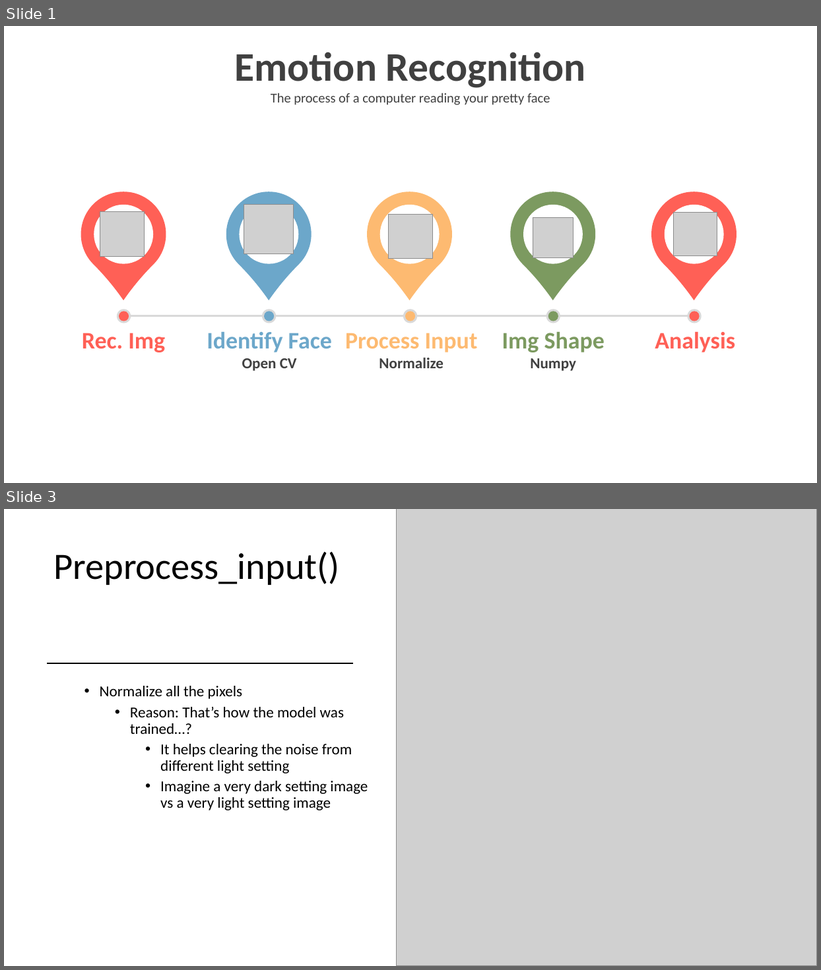
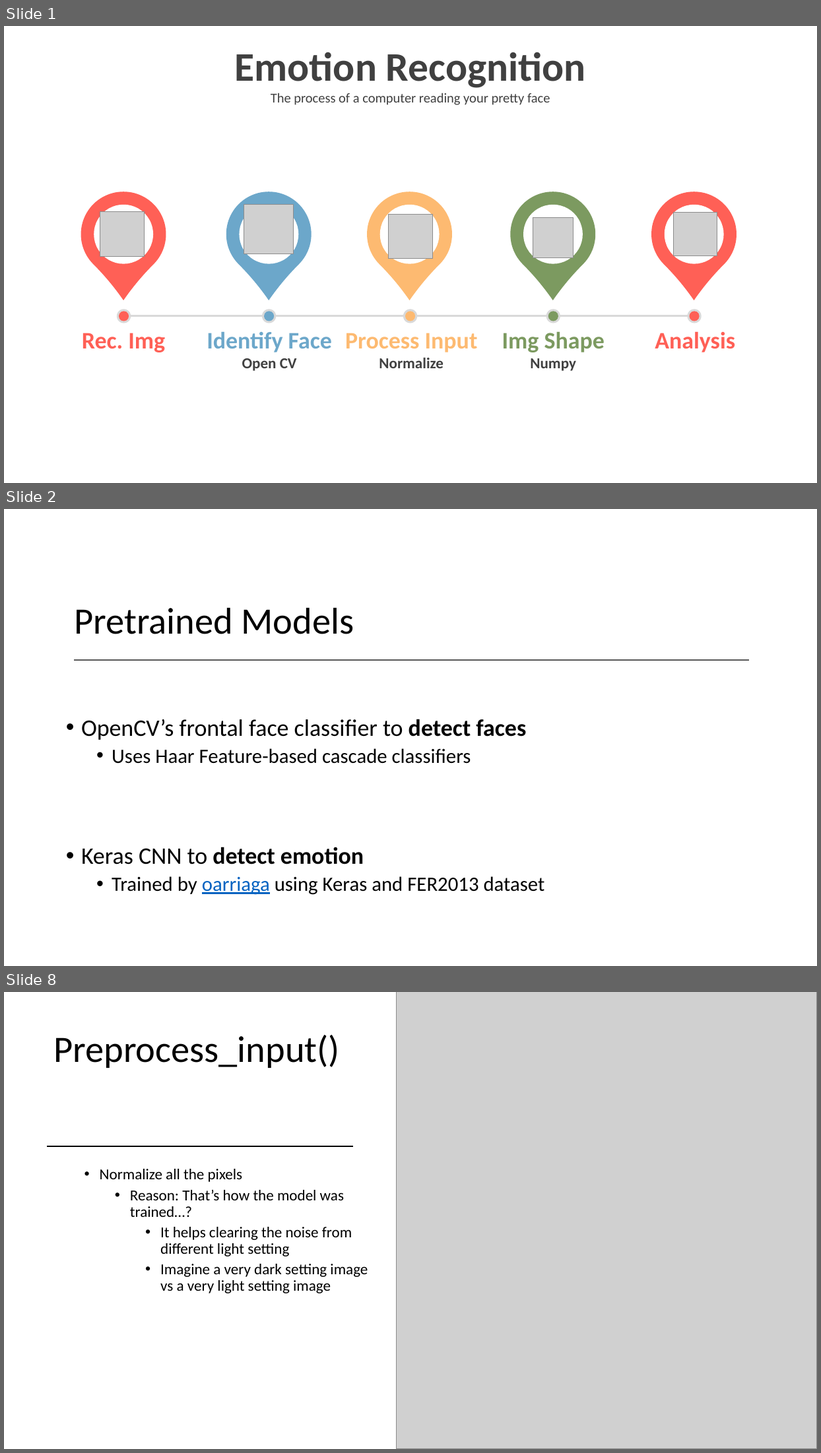
Before and after one commit to Donthave1/goodgamegang, a slide deck: GGG PPT.pptx. Shown one above the other, each under a label of ours: slides 1 and 3 before the commit, slides 1, 2 and 8 after it; the slides between them are not shown. The pictures are 821x970 and 821x1453 pixels, drawn with LibreOffice and Linux fonts; fonts in the diff are those of the drawing; grey boxes stand for pictures. Boxes give left, top, right and bottom in pixels: in the first picture for what was removed or moved away, otherwise in the second. Text is boxed around its words. In the diff, an @@ line names an element or a change of style, - is before the commit and + after.

Commit message:
added slides

```diff
--- a/GGG PPT.pptx
+++ b/GGG PPT.pptx
@@ slide 2 added at (x1=4, y1=509, x2=817, y2=966), background #FFFFFF @@
@@ title added at (x1=74, y1=607, x2=354, y2=634), 44 pt, text #000000 @@
+Pretrained Models
@@ line added from (74, 660) to (749, 660), #595959 1.25 pt @@
@@ text added at (x1=81, y1=719, x2=545, y2=895), 24 pt, text #000000 @@
+• OpenCV’s frontal face classifier to detect faces
+  • Uses Haar Feature-based cascade classifiers
+• Keras CNN to detect emotion
+  • Trained by oarriaga using Keras and FER2013 dataset
@@ what was slide 3 is now slide 8 @@
```
Also in this commit, not shown: 5 other slides added, 1 slide removed.
